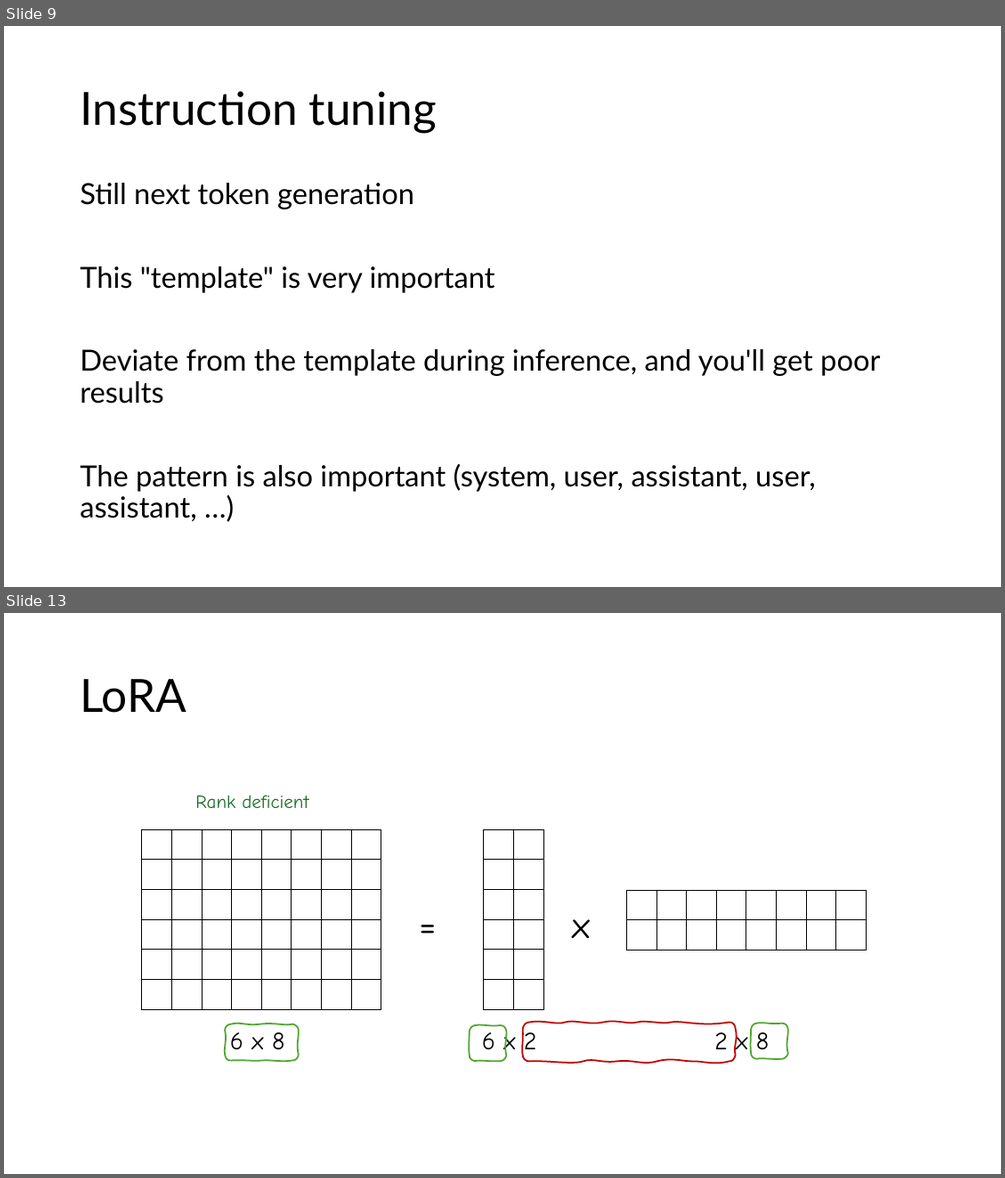
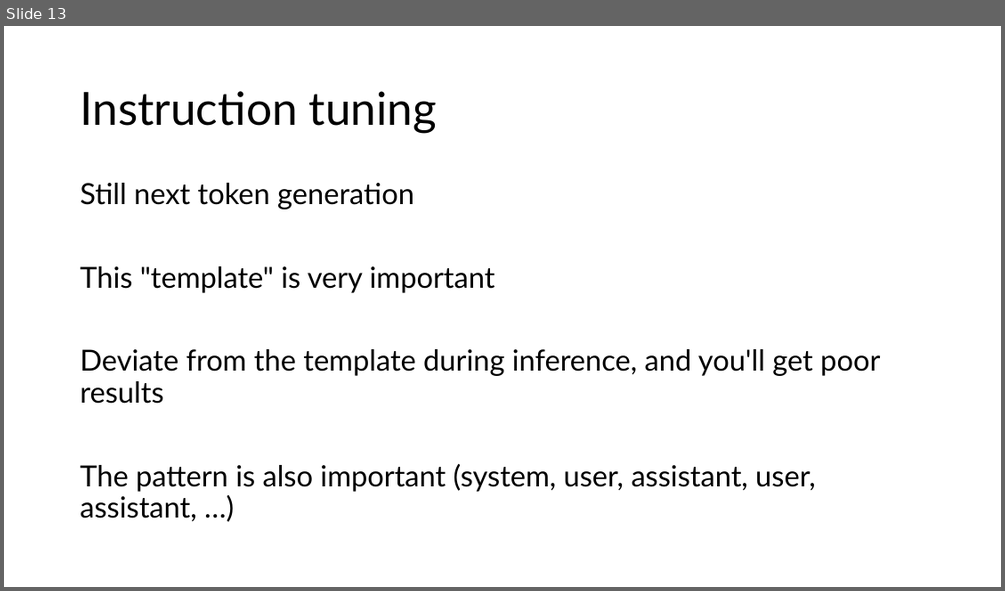
Before and after one commit to acceleratescience/large-language-models, a slide deck: slides/7-finetuning.pptx. Shown one above the other, each under a label of ours: slides 9 and 13 before the commit, slide 13 after it; the slides between them are not shown. The pictures are 1005x1178 and 1005x591 pixels, drawn with LibreOffice and Linux fonts; fonts in the diff are those of the drawing. Boxes give left, top, right and bottom in pixels: in the first picture for what was removed or moved away, otherwise in the second. Text is boxed around its words. In the diff, an @@ line names an element or a change of style, - is before the commit and + after.

```diff
--- a/slides/7-finetuning.pptx
+++ b/slides/7-finetuning.pptx
@@ slide 13 removed at (x1=4, y1=613, x2=1001, y2=1174), background #FFFFFF @@
@@ title removed at (x1=80, y1=679, x2=186, y2=713) @@
-LoRA
@@ text removed at (x1=195, y1=795, x2=308, y2=808) @@
-Rank deficient
@@ table removed at (x1=142, y1=830, x2=380, y2=1009), 6 rows, 8 columns @@
- |  |  |  |  |  |  | 
- |  |  |  |  |  |  | 
- |  |  |  |  |  |  | 
- |  |  |  |  |  |  | 
- |  |  |  |  |  |  | 
- |  |  |  |  |  |  | 
@@ table removed at (x1=484, y1=830, x2=544, y2=1009), 6 rows, 2 columns @@
- | 
- | 
- | 
- | 
- | 
- | 
@@ text removed at (x1=413, y1=897, x2=453, y2=950) @@
-=
@@ table removed at (x1=627, y1=890, x2=866, y2=949), 2 rows, 8 columns @@
- |  |  |  |  |  |  | 
- |  |  |  |  |  |  | 
@@ text removed at (x1=573, y1=919, x2=591, y2=938) @@
-x
@@ freeform shape removed at (x1=225, y1=1024, x2=298, y2=1061) @@
@@ text removed at (x1=230, y1=1032, x2=284, y2=1049) @@
-6 x 8
@@ freeform shape removed at (x1=469, y1=1025, x2=507, y2=1061) @@
@@ text removed at (x1=482, y1=1028, x2=537, y2=1058) @@
-6 x 2
@@ freeform shape removed at (x1=523, y1=1022, x2=736, y2=1061) @@
@@ text removed at (x1=714, y1=1028, x2=769, y2=1058) @@
-2 x 8
@@ freeform shape removed at (x1=751, y1=1022, x2=788, y2=1059) @@
@@ what was slide 9 is now slide 13 @@
```
Also in this commit, not shown: 4 slides changed, 10 slides added, 14 other slides removed.
